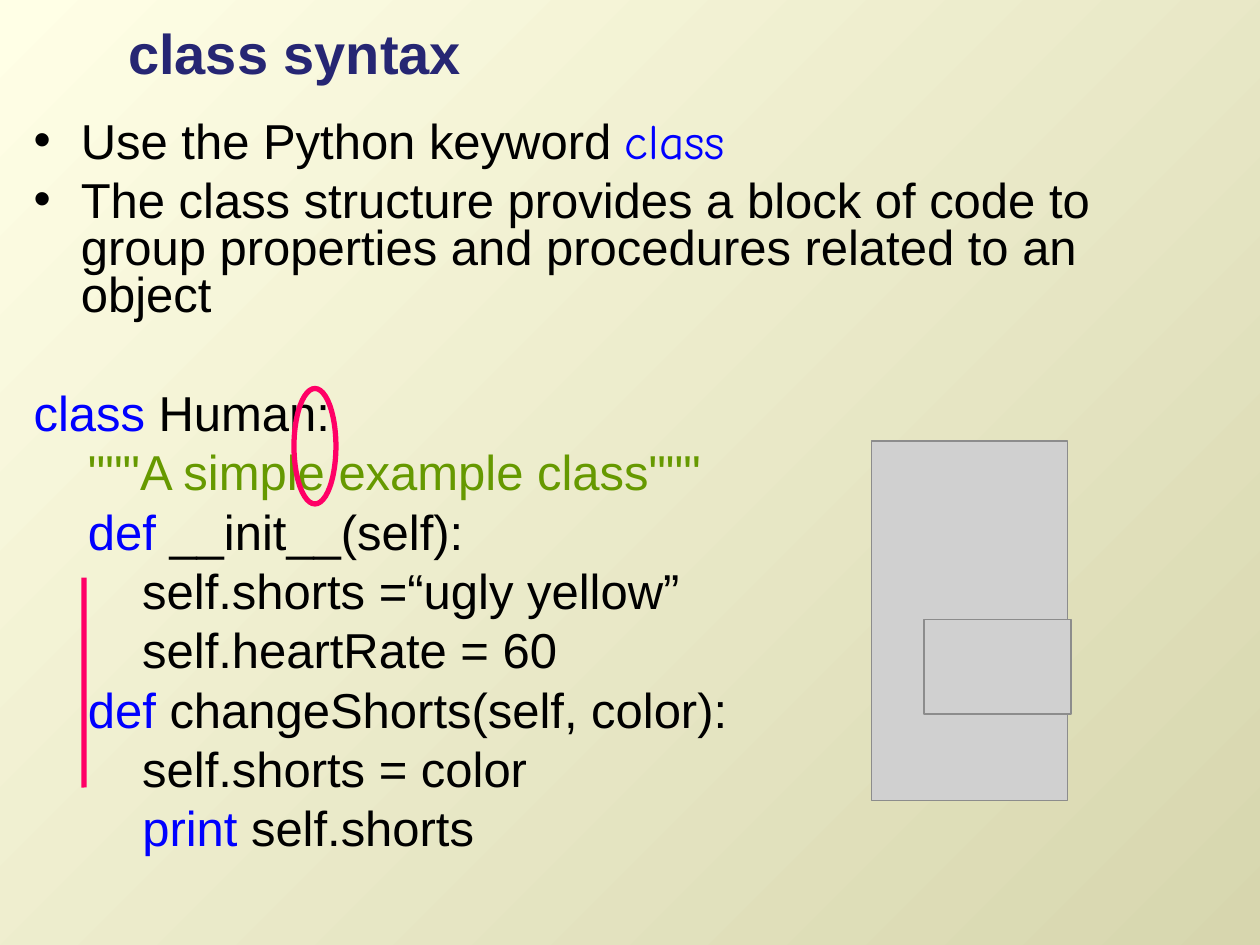
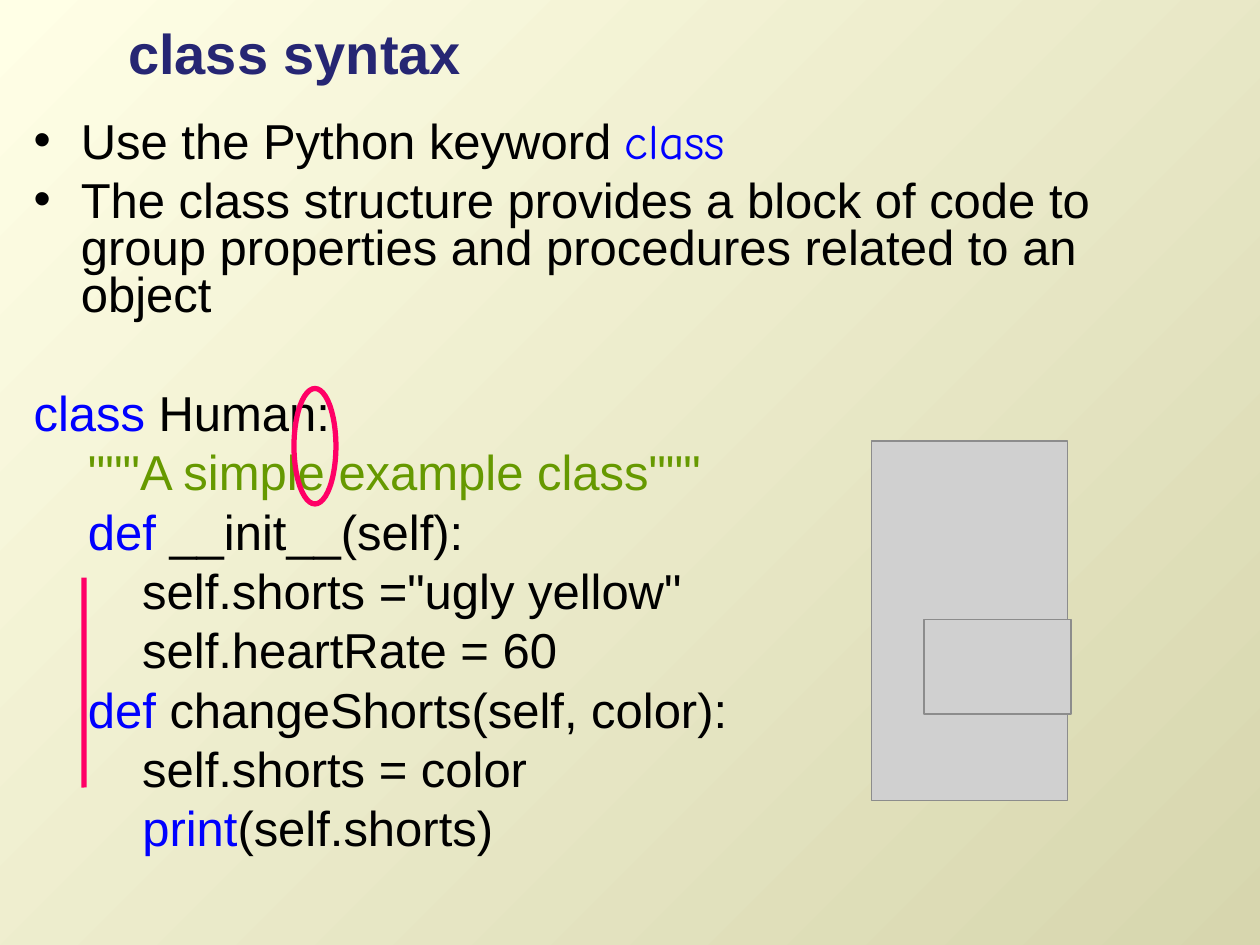
Before and after one commit to lgtateos/gis540, a slide deck: slide 14 of slides/classes.ppt. Drawn at 1260x945 pixels with LibreOffice and Linux fonts; fonts in the diff are those of the drawing; grey boxes stand for pictures. Boxes give left, top, right and bottom in pixels: in the first picture for what was removed or moved away, otherwise in the second. Text is boxed around its words. In the diff, an @@ line names an element or a change of style, - is before the commit and + after.

```diff
--- a/slides/classes.ppt
+++ b/slides/classes.ppt
@@ text at (142, 573, 681, 619): text changed @@
-self.shorts =“ugly yellow”
+self.shorts ="ugly yellow"
@@ text at (142, 810, 493, 856): text changed @@
-print self.shorts
+print(self.shorts)
```
Also in this commit, not shown: 15 other slides changed.
